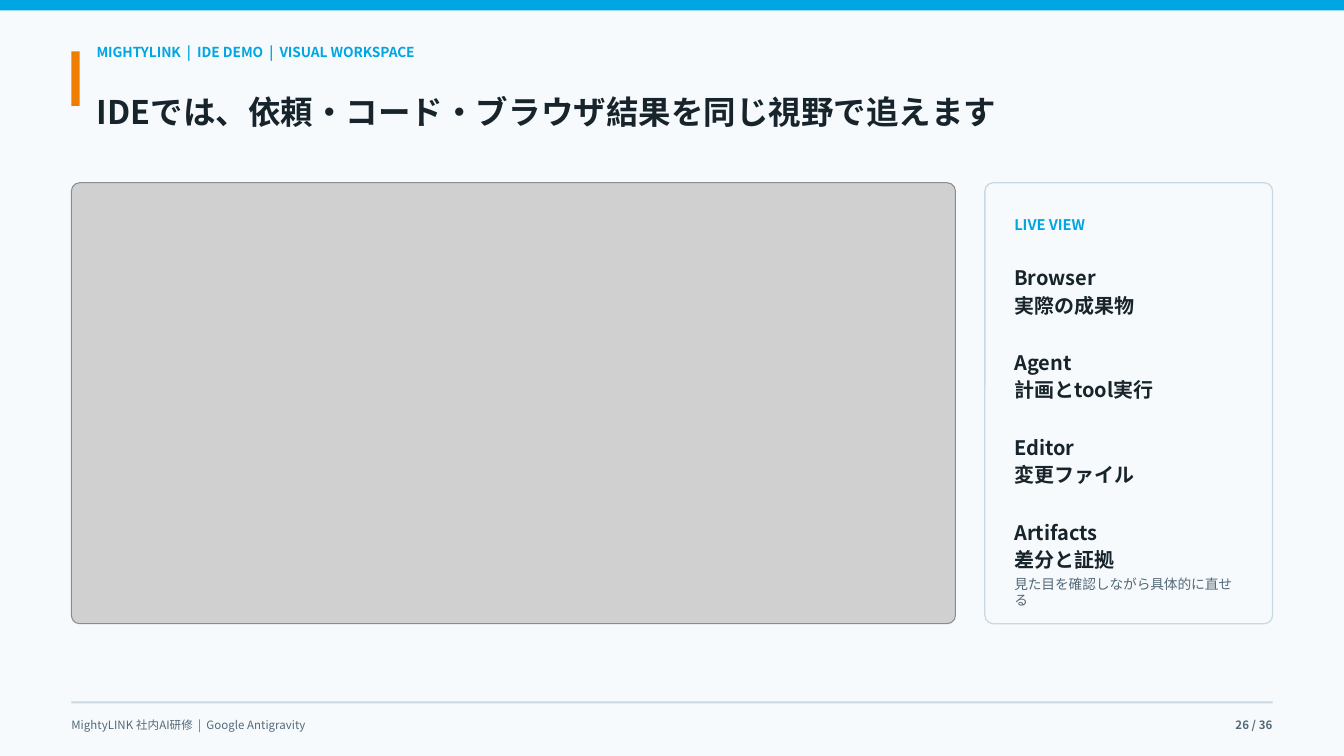
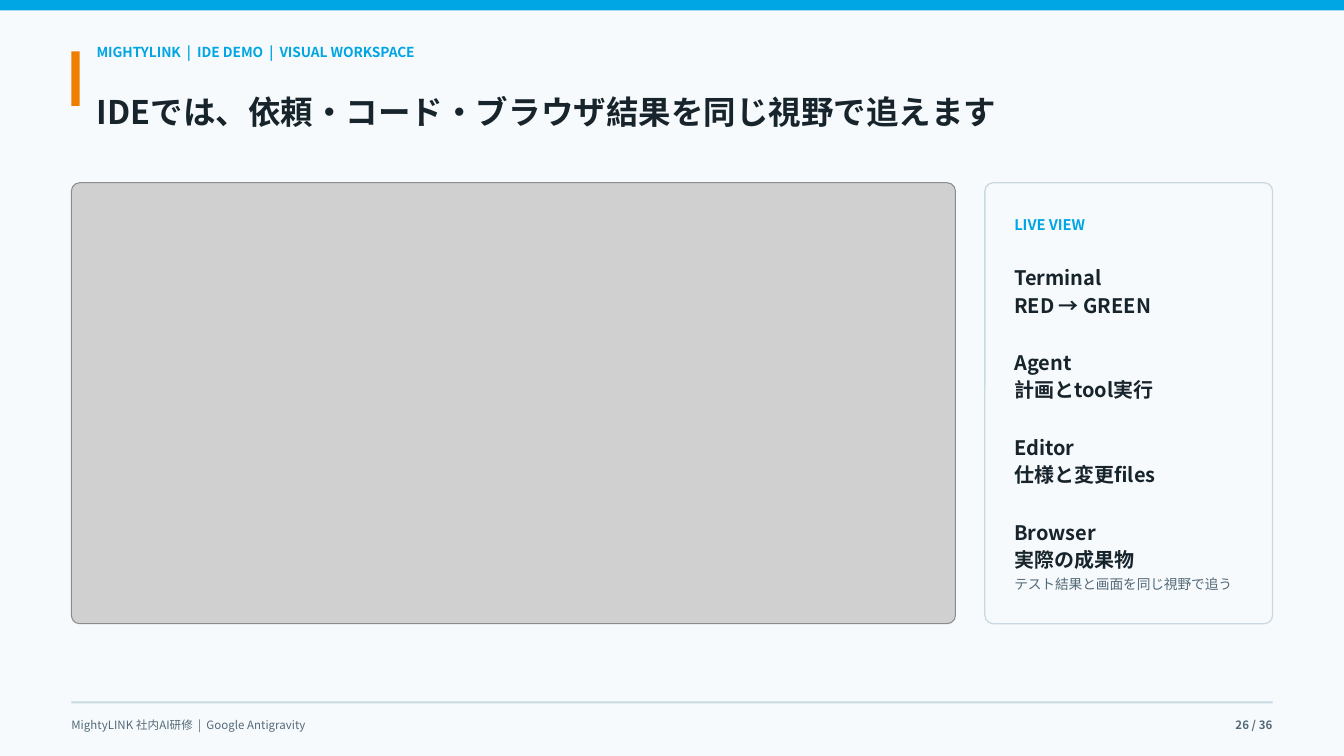
Before and after one commit to kanta13jp1/mighty-link-ai-connect, a slide deck: slide 26 of exports/knowledge_flow/mighty_skill_bridge_antigravity_user_guide_2026.pptx. Drawn at 1344x756 pixels with LibreOffice and Linux fonts; fonts in the diff are those of the drawing; grey boxes stand for pictures. Boxes give left, top, right and bottom in pixels: in the first picture for what was removed or moved away, otherwise in the second. Text is boxed around its words. In the diff, an @@ line names an element or a change of style, - is before the commit and + after.

```diff
--- a/exports/knowledge_flow/mighty_skill_bridge_antigravity_user_guide_2026.pptx
+++ b/exports/knowledge_flow/mighty_skill_bridge_antigravity_user_guide_2026.pptx
@@ text at <box>1014,269,1151,314</box>: text changed @@
-Browser
-実際の成果物
+Terminal
+RED → GREEN
@@ text at <box>1014,465,1155,569</box>: text changed @@
-変更ファイル
-Artifacts
-差分と証拠
+仕様と変更files
+Browser
+実際の成果物
@@ text at <box>1014,577,1232,590</box>: text changed @@
-見た目を確認しながら具体的に直せる
+テスト結果と画面を同じ視野で追う
```
Also in this commit, not shown: 14 other slides changed, 1 slide added, 1 slide removed, 15 other files.
